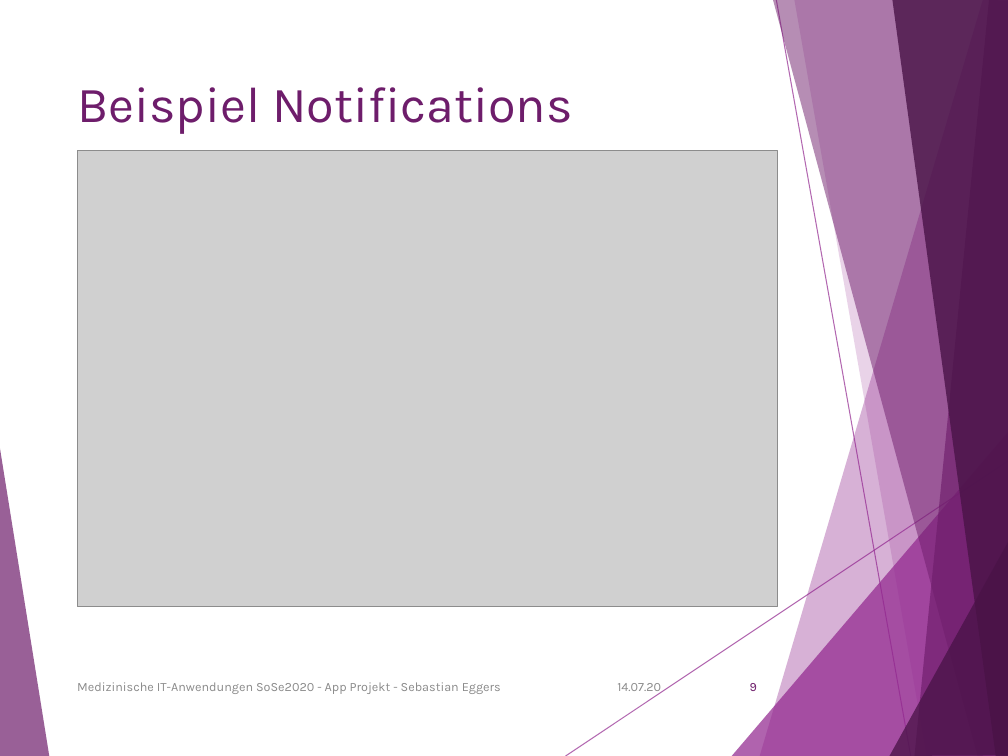
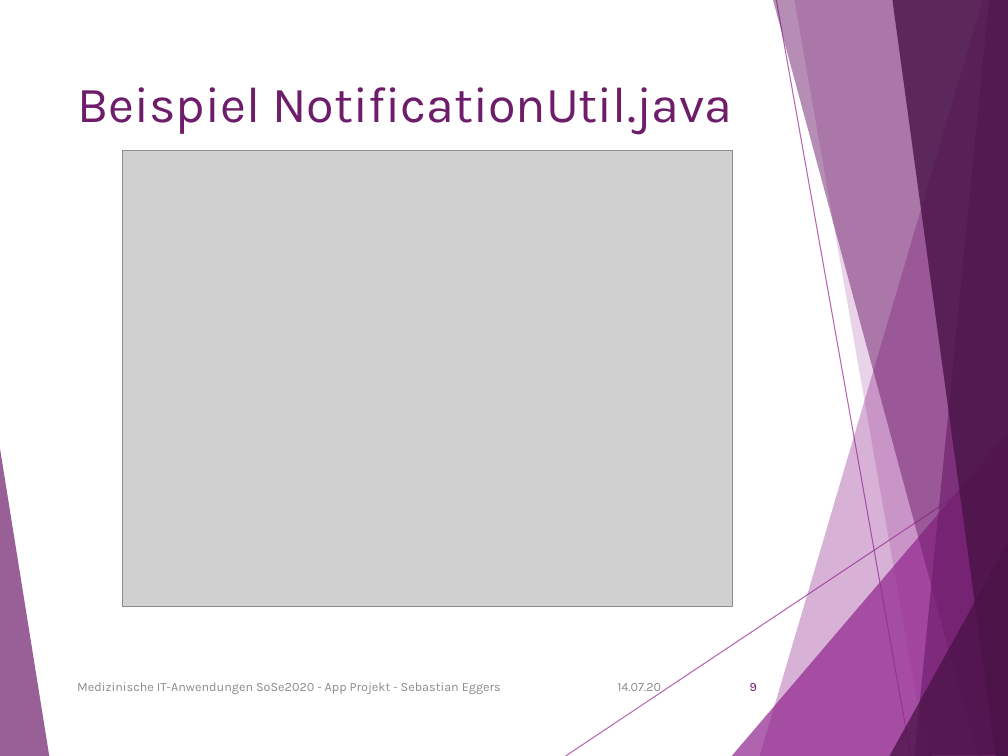
Before and after one commit to S-Eggers/MediAppSoSe2020, a slide deck: slide 10 of Medizinische IT-Anwendungen App Präsentation.pptx. Drawn at 1008x756 pixels with LibreOffice and Linux fonts; fonts in the diff are those of the drawing; grey boxes stand for pictures. Boxes give left, top, right and bottom in pixels: in the first picture for what was removed or moved away, otherwise in the second. Text is boxed around its words. In the diff, an @@ line names an element or a change of style, - is before the commit and + after.

```diff
--- a/Medizinische IT-Anwendungen App Präsentation.pptx
+++ b/Medizinische IT-Anwendungen App Präsentation.pptx
@@ title at [77, 87, 732, 135]: text changed @@
-Beispiel Notifications
+Beispiel NotificationUtil.java
@@ picture: place and size @@
-picture at [77, 150, 777, 607]
+picture at [122, 150, 732, 607]
```
Also in this commit, not shown: 4 other slides changed, 1 other file.
